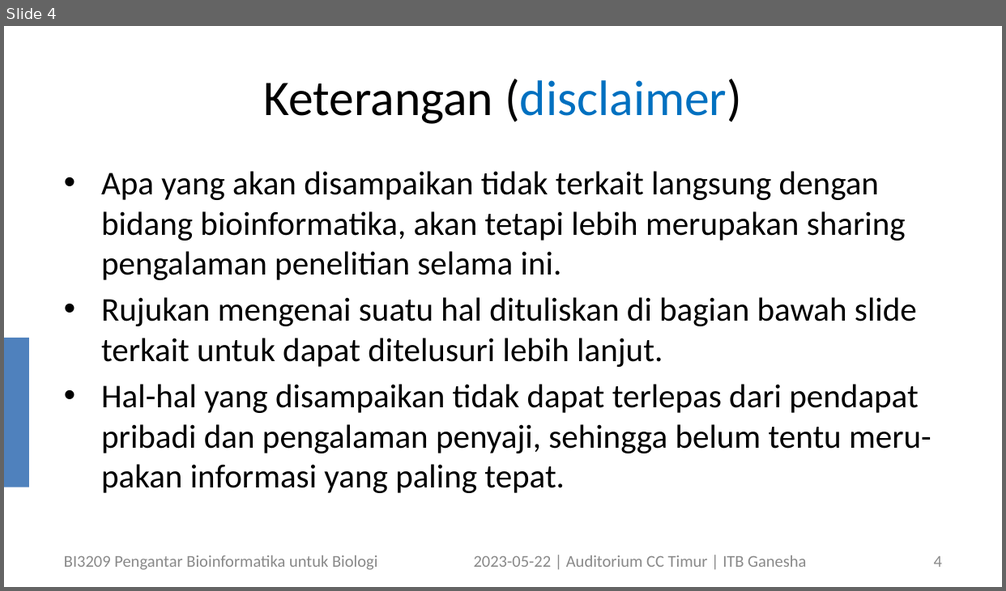
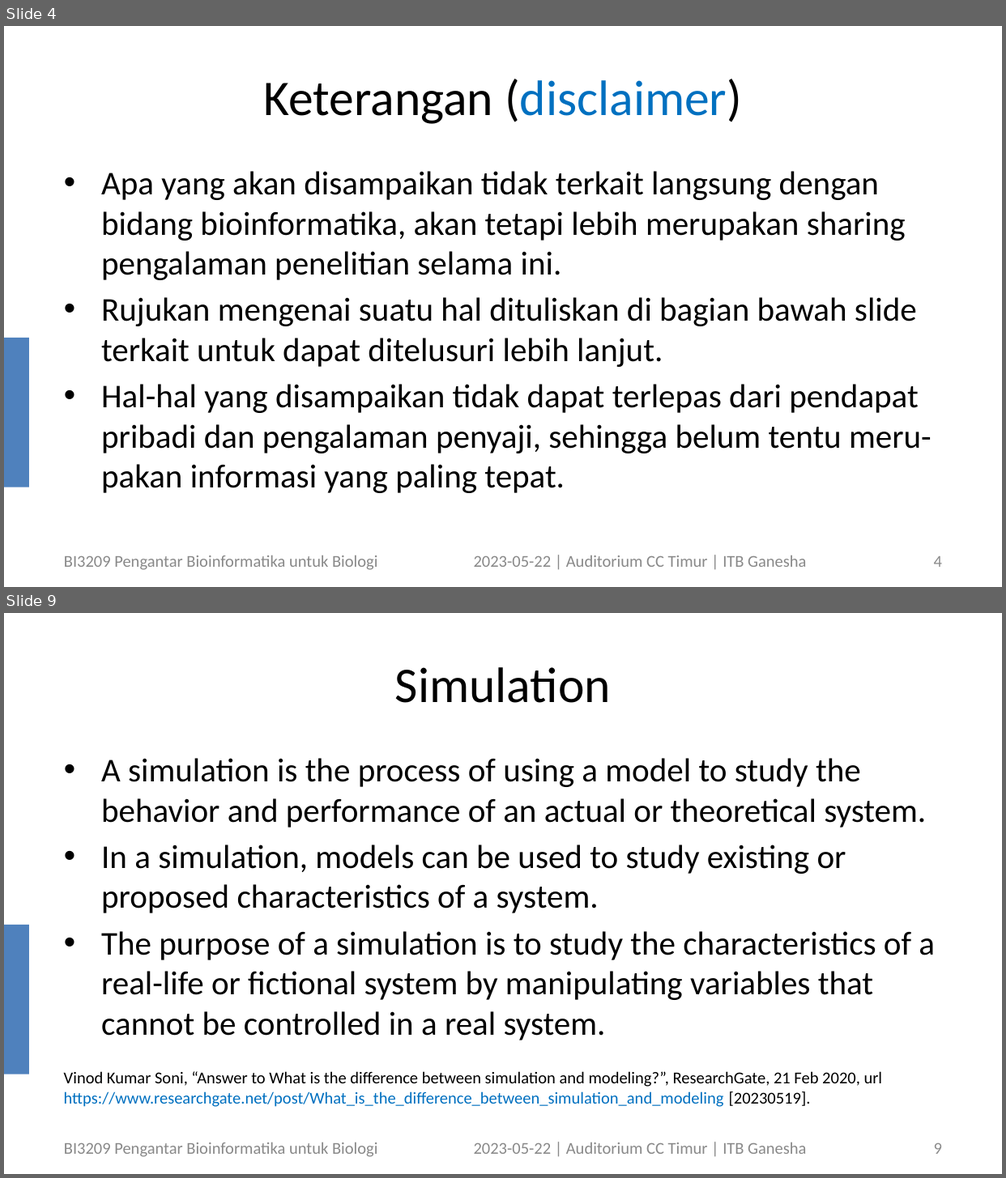
Before and after one commit to dudung/bi3209-00, a slide deck: 17/bi3209_bioinformatics_student_symposium_202305122_v1.pptx. Shown one above the other, each under a label of ours: slide 4 before the commit, slides 4 and 9 after it; the slides between them are not shown. The pictures are 1006x591 and 1006x1178 pixels, drawn with LibreOffice and Linux fonts; fonts in the diff are those of the drawing. Boxes give left, top, right and bottom in pixels: in the first picture for what was removed or moved away, otherwise in the second. Text is boxed around its words. In the diff, an @@ line names an element or a change of style, - is before the commit and + after.

```diff
--- a/17/bi3209_bioinformatics_student_symposium_202305122_v1.pptx
+++ b/17/bi3209_bioinformatics_student_symposium_202305122_v1.pptx
@@ slide 9 added at [4,613,1002,1174], background #FFFFFF; not listed: 1 template element that a slide beside it also shows @@
@@ title added at [395,667,611,703], 36 pt, text #000000 @@
+Simulation
@@ text added at [101,758,935,1041], 24 pt, text #000000 @@
+• A simulation is the process of using a model to study the behavior and performance of an actual or theoretical system.
+• In a simulation, models can be used to study existing or proposed characteristics of a system.
+• The purpose of a simulation is to study the characteristics of a real-life or fictional system by manipulating variables that cannot be controlled in a real system.
@@ text added at [64,1071,883,1107], 12 pt, text #000000 @@
+Vinod Kumar Soni, “Answer to What is the difference between simulation and modeling?”, ResearchGate, 21 Feb 2020, url https://www.researchgate.net/post/What_is_the_difference_between_simulation_and_modeling [20230519].
@@ text added at [64,1143,378,1157], 12 pt, text #898989 @@
+BI3209 Pengantar Bioinformatika untuk Biologi
@@ text added at [474,1143,806,1154], 12 pt, text #898989 @@
+2023-05-22 | Auditorium CC Timur | ITB Ganesha
@@ page number added at [934,1144,942,1154], 12 pt, text #8C8C8C @@
+9
```
Also in this commit, not shown: 4 slides changed, 6 other slides added.
